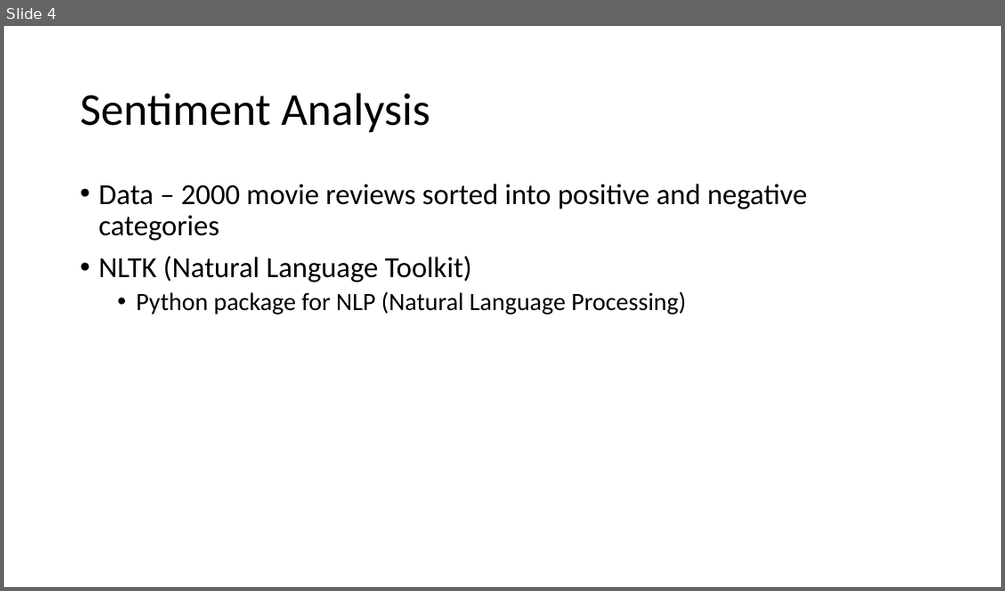
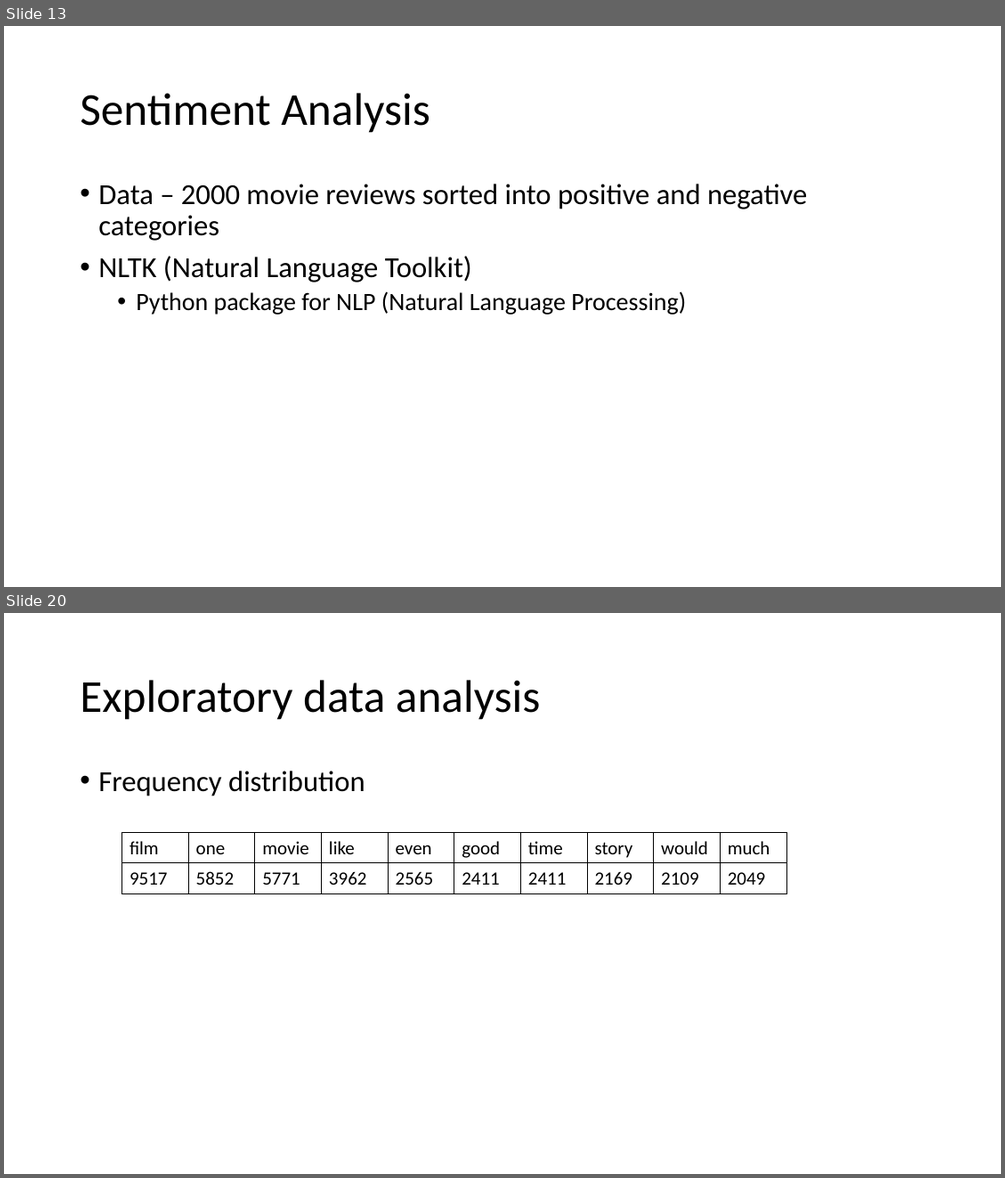
Before and after one commit to theresa-leehq/text-analysis-draft, a slide deck: Text Analysis in Python.pptx. Shown one above the other, each under a label of ours: slide 4 before the commit, slides 13 and 20 after it; the slides between them are not shown. The pictures are 1005x591 and 1005x1178 pixels, drawn with LibreOffice and Linux fonts; fonts in the diff are those of the drawing. Boxes give left, top, right and bottom in pixels: in the first picture for what was removed or moved away, otherwise in the second. Text is boxed around its words. In the diff, an @@ line names an element or a change of style, - is before the commit and + after.

Commit message:
Add files via upload
Removed topic modelling, updated Powerpoint slides, added more data.

```diff
--- a/Text Analysis in Python.pptx
+++ b/Text Analysis in Python.pptx
@@ slide 20 added at [4,613,1001,1174], background #FFFFFF @@
@@ title added at [80,680,541,720], 44 pt, text #000000 @@
+Exploratory data analysis
@@ text added at [98,771,365,796], 28 pt, text #000000 @@
+• Frequency distribution
@@ table added at [122,833,788,893], 2 rows, 10 columns @@
+film | one | movie | like | even | good | time | story | would | much
+9517 | 5852 | 5771 | 3962 | 2565 | 2411 | 2411 | 2169 | 2109 | 2049
@@ what was slide 4 is now slide 13 @@
```
Also in this commit, not shown: 4 slides changed, 25 other slides added, 4 slides removed, 2 other files.
